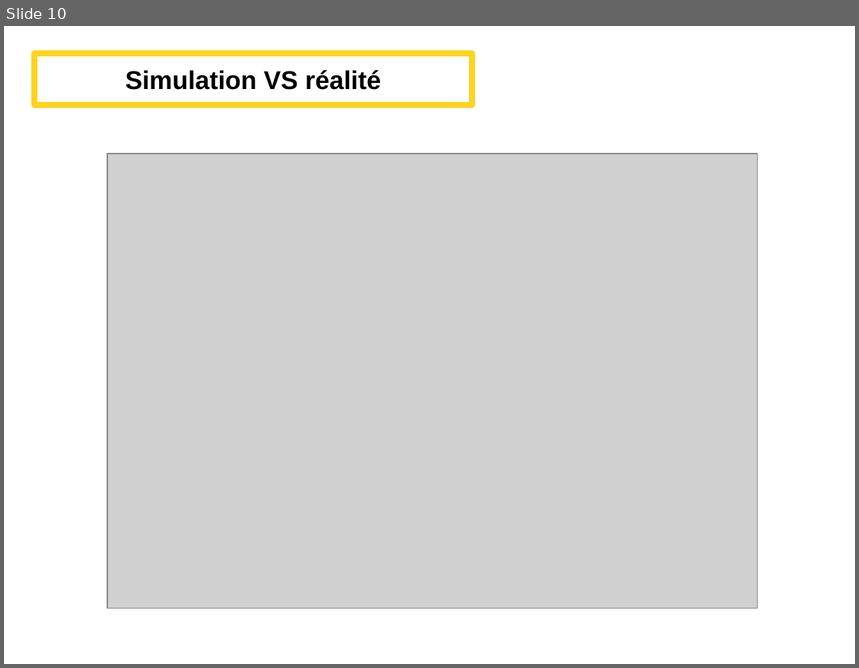
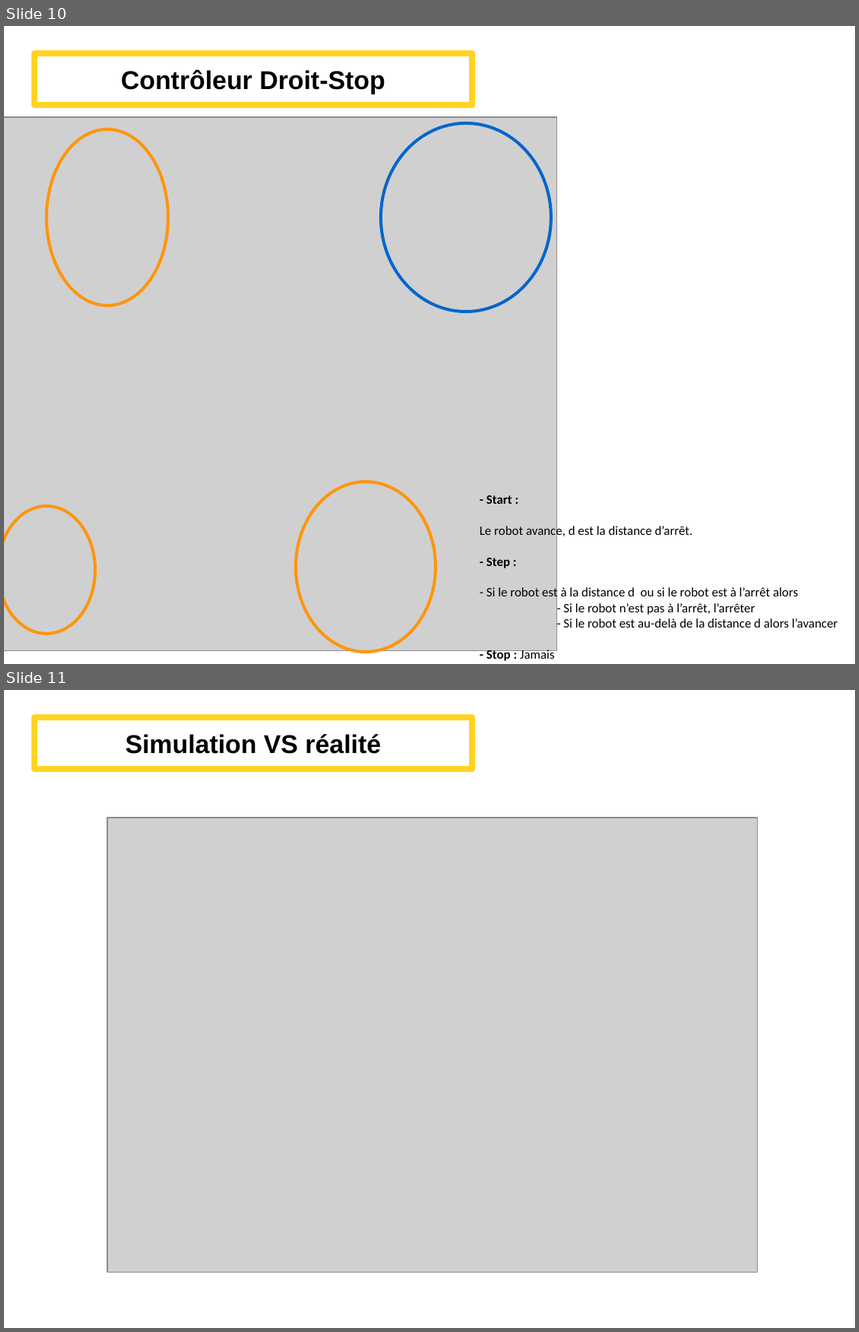
Before and after one commit to Alex-Lec/Projet-2I013-, a slide deck: Présentation_projetRobot.odp. Shown one above the other, each under a label of ours: slide 10 before the commit, slides 10 and 11 after it. The pictures are 859x668 and 859x1332 pixels, drawn with LibreOffice and Linux fonts; fonts in the diff are those of the drawing; grey boxes stand for pictures. Boxes give left, top, right and bottom in pixels: in the first picture for what was removed or moved away, otherwise in the second. Text is boxed around its words. In the diff, an @@ line names an element or a change of style, - is before the commit and + after.

```diff
--- a/Présentation_projetRobot.odp
+++ b/Présentation_projetRobot.odp
@@ slide 10 added at (4,26,855,664), background #FFFFFF @@
@@ title added at (34,53,472,105), outline #FFD320 5.67 pt, 24 pt, text #000000, bold @@
+Contrôleur Droit-Stop
@@ picture added at (4,117,558,651) @@
@@ ellipse added at (47,129,167,306), outline #FF950E 2.83 pt @@
@@ ellipse added at (381,123,551,312), outline #0066CC 2.83 pt @@
@@ ellipse added at (296,483,436,652), outline #FF950E 2.83 pt @@
@@ text added at (480,496,838,663), 12 pt, text #000000 @@
+- Start :
+Le robot avance, d est la distance d’arrêt.
+- Step :
+- Si le robot est à la distance d ou si le robot est à l’arrêt alors
+- Si le robot n’est pas à l’arrêt, l’arrêter
+- Si le robot est au-delà de la distance d alors l’avancer
+- Stop : Jamais
@@ ellipse added at (4,506,95,634), outline #FF950E 2.83 pt @@
@@ what was slide 10 is now slide 11 @@
```
Also in this commit, not shown: 3 slides changed, 2 other slides added, 1 slide removed, 1 other file.
